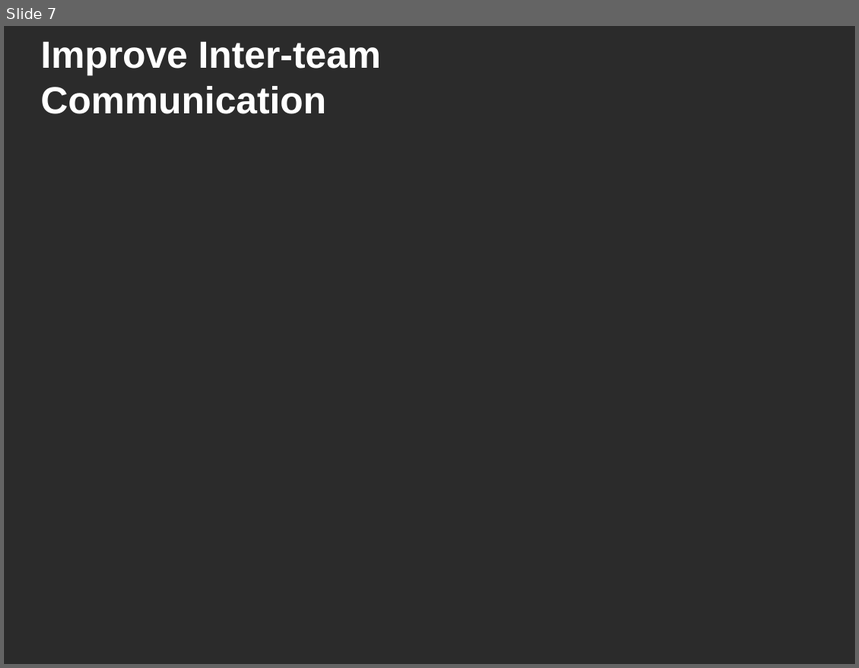
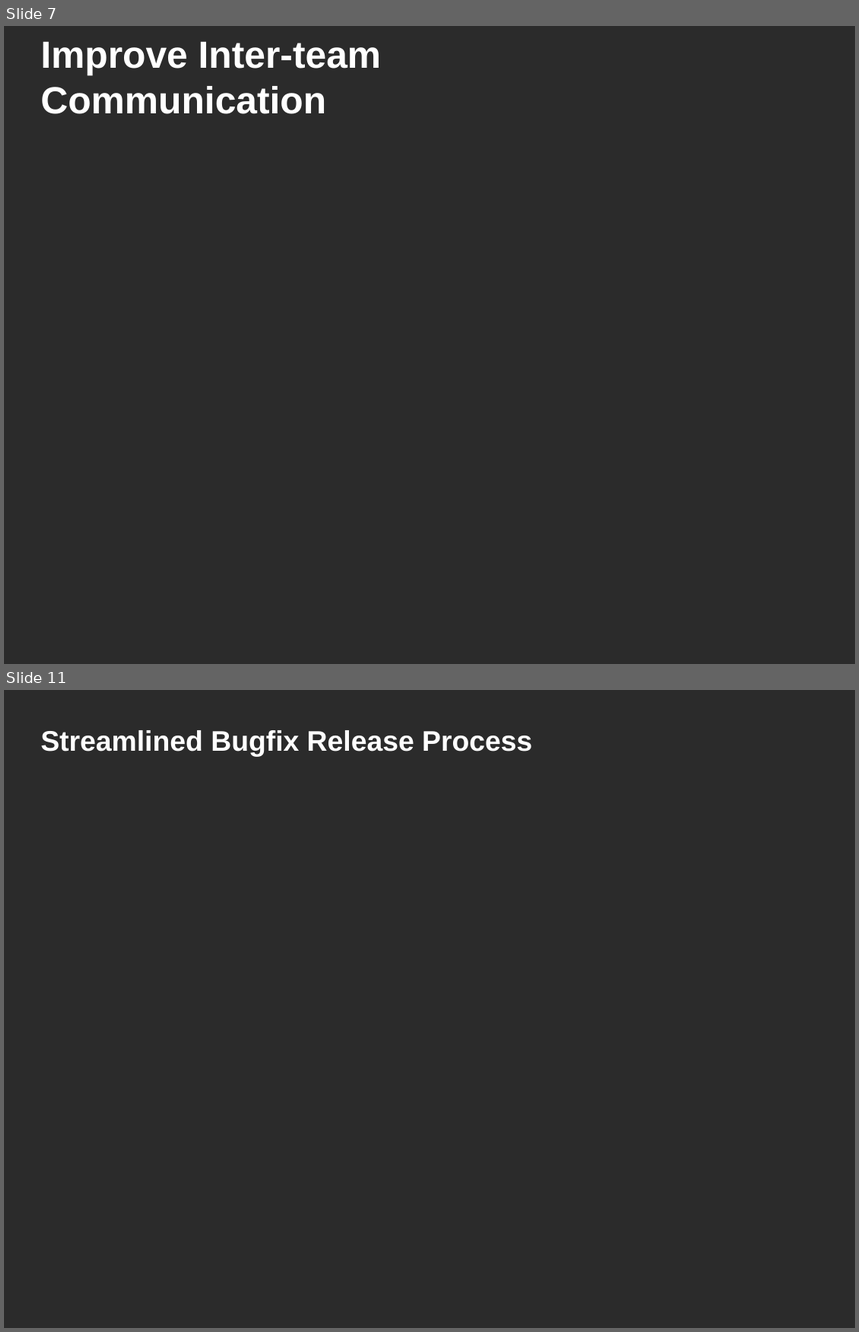
Before and after one commit to NCIP/caarray-docs, a slide deck: environment/references/process_improvement_proposal.ppt. Shown one above the other, each under a label of ours: slide 7 before the commit, slides 7 and 11 after it; the slides between them are not shown. The pictures are 859x668 and 859x1332 pixels, drawn with LibreOffice and Linux fonts; fonts in the diff are those of the drawing; background and template pictures are left out; a plain dark background stands for a picture behind light text. Boxes give left, top, right and bottom in pixels: in the first picture for what was removed or moved away, otherwise in the second. Text is boxed around its words. In the diff, an @@ line names an element or a change of style, - is before the commit and + after.

```diff
--- a/environment/references/process_improvement_proposal.ppt
+++ b/environment/references/process_improvement_proposal.ppt
@@ slide 11 added at box(4, 690, 855, 1328), background picture (left out) @@
@@ title added at box(40, 730, 532, 756), 24 pt, text #FFFFFF, bold @@
+Streamlined Bugfix Release Process
```
Also in this commit, not shown: 4 slides changed.
